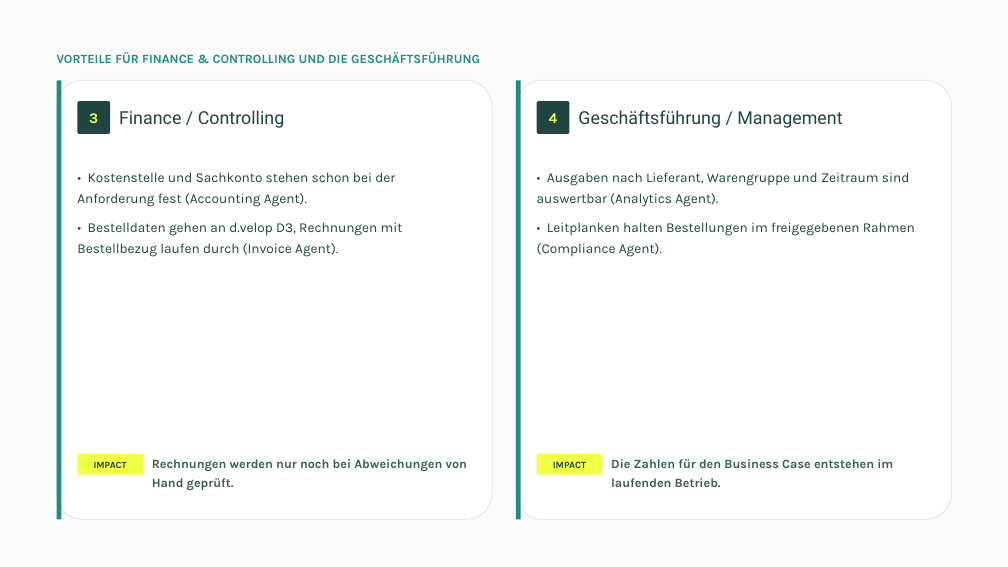
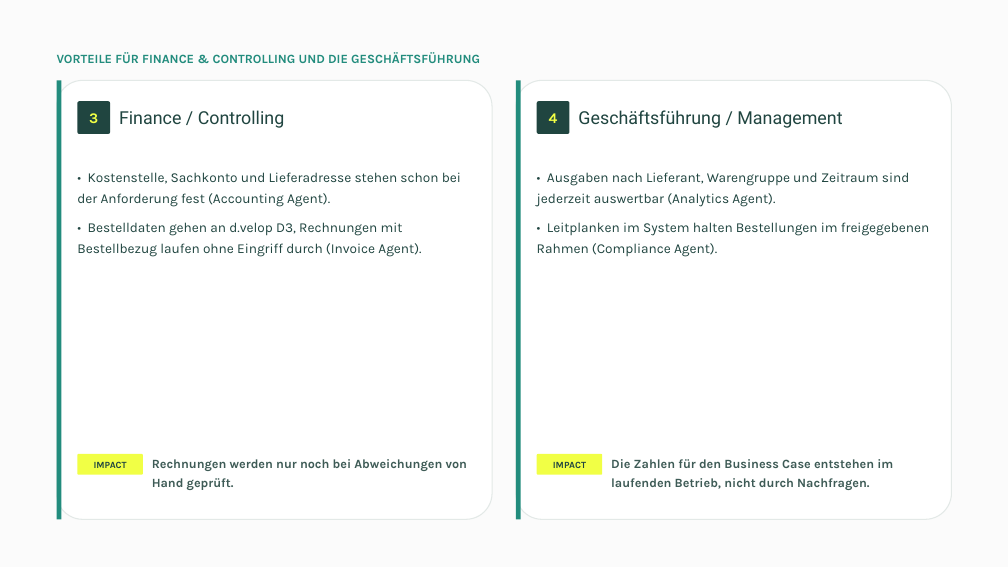
Before and after one commit to moritzhivebuy/new, a slide deck: slide 5 of .claude/skills/impact-ladder-pdf/output/2026-09-03-impact-ladder-wiedmann-winz.pptx. Drawn at 1008x567 pixels with LibreOffice and Linux fonts; fonts in the diff are those of the drawing. Boxes give left, top, right and bottom in pixels: in the first picture for what was removed or moved away, otherwise in the second. Text is boxed around its words. In the diff, an @@ line names an element or a change of style, - is before the commit and + after.

```diff
--- a/.claude/skills/impact-ladder-pdf/output/2026-09-03-impact-ladder-wiedmann-winz.pptx
+++ b/.claude/skills/impact-ladder-pdf/output/2026-09-03-impact-ladder-wiedmann-winz.pptx
@@ text at bbox=[77, 172, 461, 257]: text changed @@
-• Kostenstelle und Sachkonto stehen schon bei der Anforderung fest (Accounting Agent).
-• Bestelldaten gehen an d.velop D3, Rechnungen mit Bestellbezug laufen durch (Invoice Agent).
+• Kostenstelle, Sachkonto und Lieferadresse stehen schon bei der Anforderung fest (Accounting Agent).
+• Bestelldaten gehen an d.velop D3, Rechnungen mit Bestellbezug laufen ohne Eingriff durch (Invoice Agent).
@@ text at bbox=[537, 172, 929, 257]: text changed @@
-• Ausgaben nach Lieferant, Warengruppe und Zeitraum sind auswertbar (Analytics Agent).
-• Leitplanken halten Bestellungen im freigegebenen Rahmen (Compliance Agent).
+• Ausgaben nach Lieferant, Warengruppe und Zeitraum sind jederzeit auswertbar (Analytics Agent).
+• Leitplanken im System halten Bestellungen im freigegebenen Rahmen (Compliance Agent).
@@ text at bbox=[611, 459, 893, 490]: text changed @@
-Die Zahlen für den Business Case entstehen im laufenden Betrieb.
+Die Zahlen für den Business Case entstehen im laufenden Betrieb, nicht durch Nachfragen.
```
Also in this commit, not shown: 4 other slides changed, 2 other files.
